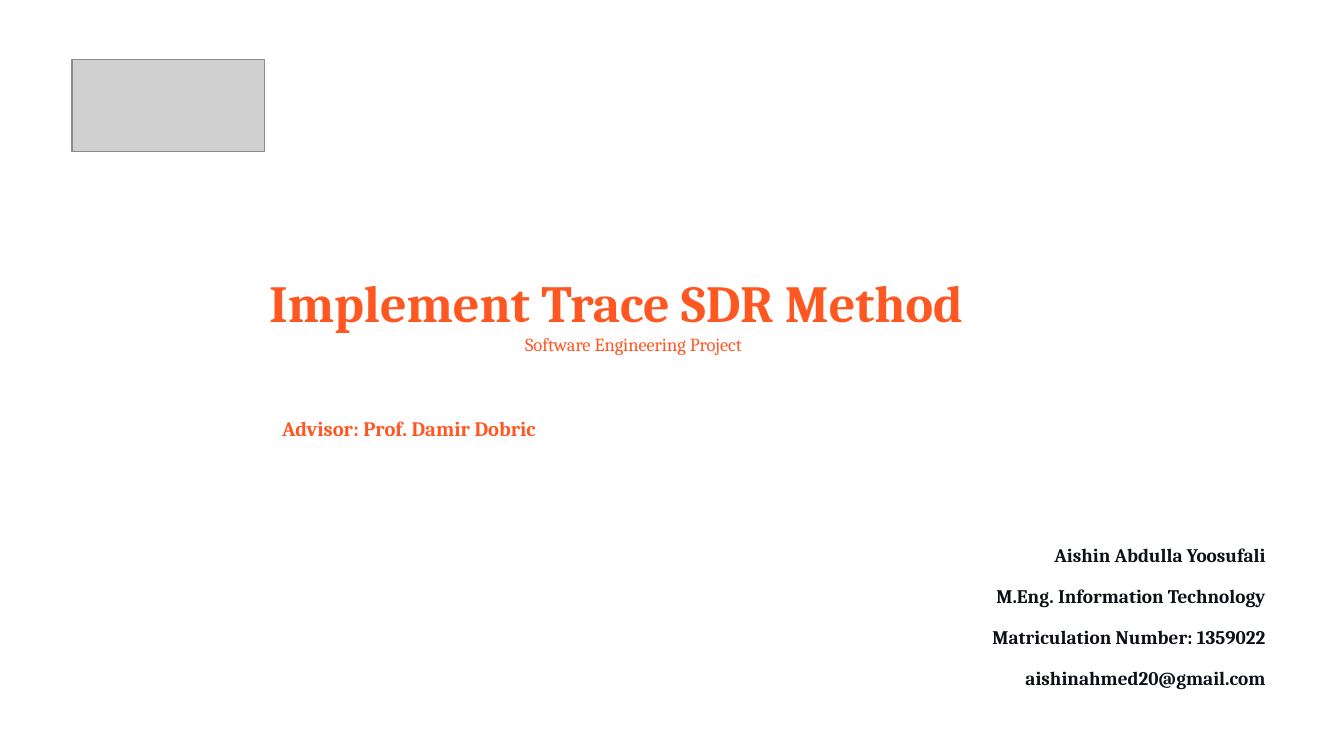
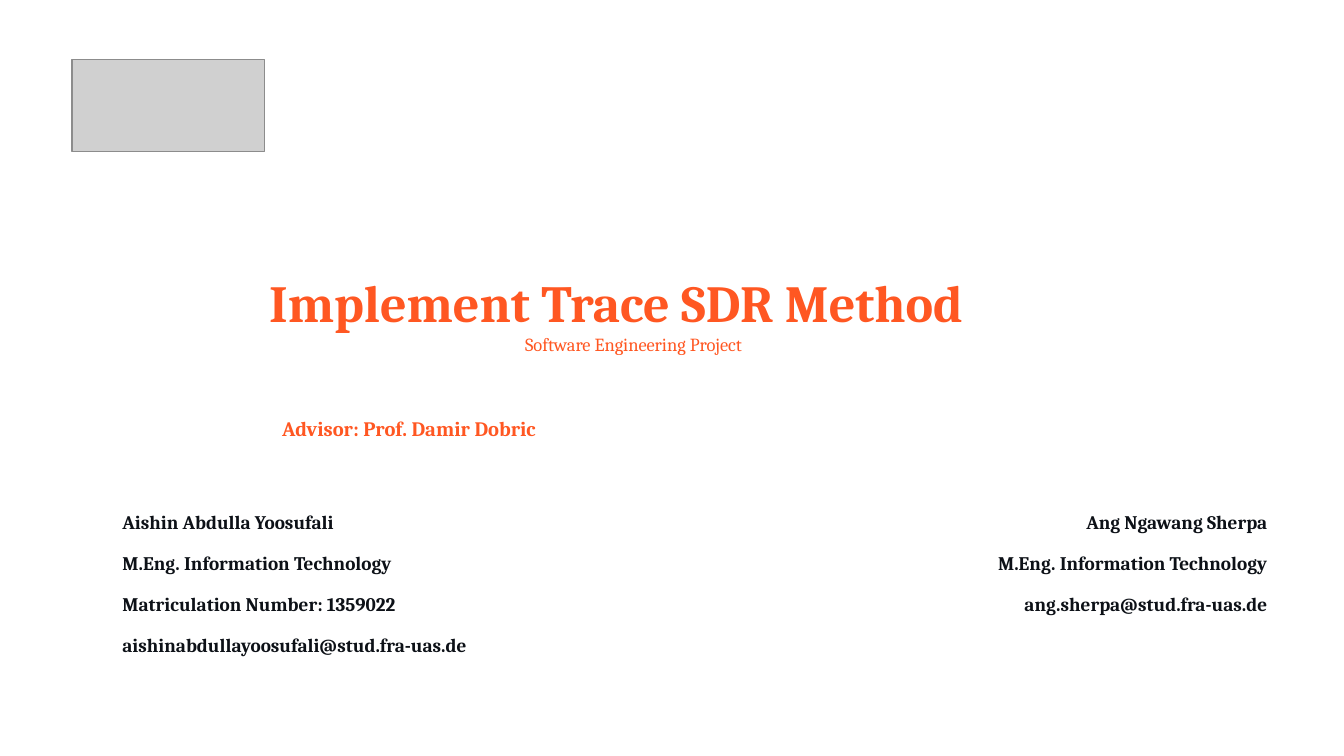
Before and after one commit to aishincp/neocortexapi, a slide deck: slide 1 of My_Project/Documentation/Implement_Trace_SDR_Method.pptx. Drawn at 1344x756 pixels with LibreOffice and Linux fonts; fonts in the diff are those of the drawing; grey boxes stand for pictures. Boxes give left, top, right and bottom in pixels: in the first picture for what was removed or moved away, otherwise in the second. Text is boxed around its words. In the diff, an @@ line names an element or a change of style, - is before the commit and + after.

Commit message:
Presentation minor update

```diff
--- a/My_Project/Documentation/Implement_Trace_SDR_Method.pptx
+++ b/My_Project/Documentation/Implement_Trace_SDR_Method.pptx
@@ subtitle "Ang Ngawang Sherpa": place and size @@
-subtitle "Ang Ngawang Sherpa" at [992, 548, 1266, 690]
+subtitle "Ang Ngawang Sherpa" at [998, 515, 1267, 616]
@@ text added at [122, 515, 466, 657], 10.3 pt, text #0D1117, bold @@
+Aishin Abdulla Yoosufali
+M.Eng. Information Technology
+Matriculation Number: 1359022
+aishinabdullayoosufali@stud.fra-uas.de
@@ subtitle at [1086, 515, 1267, 534]: text changed @@
-Aishin Abdulla Yoosufali
+Ang Ngawang Sherpa
@@ subtitle at [1024, 597, 1267, 616]: text changed @@
-Matriculation Number: 1359022
-aishinahmed20@gmail.com
+ang.sherpa@stud.fra-uas.de
```
